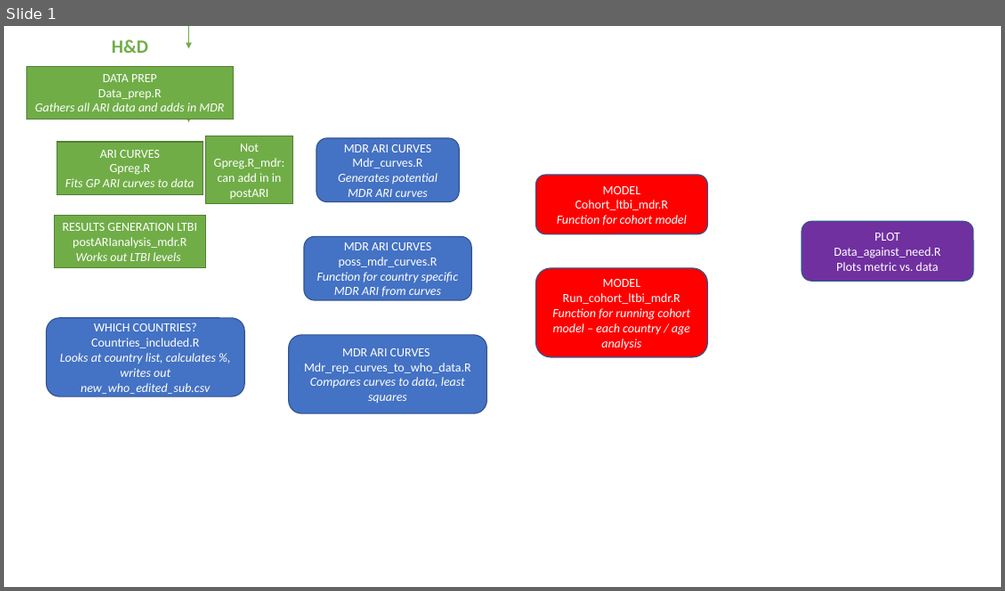
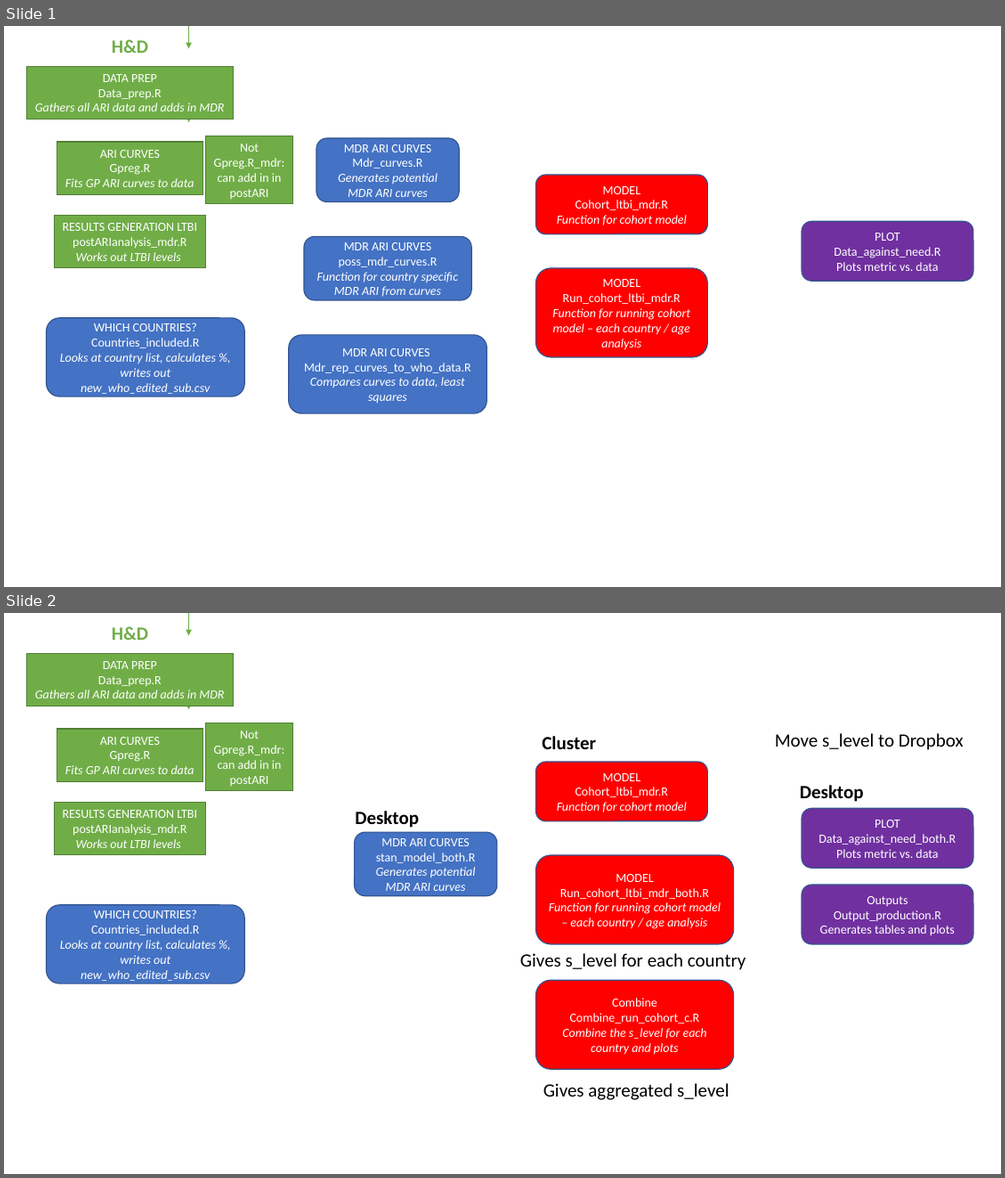
Before and after one commit to gwenknight/LTBI_MDR, a slide deck: code_links.pptx. Shown one above the other, each under a label of ours: slide 1 before the commit, slides 1 and 2 after it. The pictures are 1005x591 and 1005x1178 pixels, drawn with LibreOffice and Linux fonts; fonts in the diff are those of the drawing. Boxes give left, top, right and bottom in pixels: in the first picture for what was removed or moved away, otherwise in the second. Text is boxed around its words. In the diff, an @@ line names an element or a change of style, - is before the commit and + after.

```diff
--- a/code_links.pptx
+++ b/code_links.pptx
@@ slide 2 added at (x1=4, y1=613, x2=1001, y2=1174), background #FFFFFF @@
@@ text added at (x1=112, y1=626, x2=148, y2=640), 18 pt, text #70AD47, bold @@
+H&D
@@ arrow added from (189, 613) to (189, 635), #70AD47 0.5 pt @@
@@ rectangle added at (x1=26, y1=653, x2=233, y2=706), fill #70AD47, outline #538035 1 pt, 12 pt, text #FFFFFF, italic @@
+DATA PREP
+Data_prep.R
+Gathers all ARI data and adds in MDR
@@ arrow added from (189, 689) to (189, 709), #70AD47 0.5 pt @@
@@ rectangle added at (x1=57, y1=729, x2=202, y2=782), fill #70AD47, outline #538035 1 pt, 12 pt, text #FFFFFF, italic @@
+ARI CURVES
+Gpreg.R
+Fits GP ARI curves to data
@@ rectangle added at (x1=206, y1=723, x2=293, y2=791), fill #70AD47, outline #538035 1 pt, 12 pt, text #FFFFFF @@
+Not Gpreg.R_mdr: can add in in postARI
@@ text added at (x1=542, y1=736, x2=596, y2=749), 18 pt, text #000000, bold @@
+Cluster
@@ text added at (x1=775, y1=733, x2=963, y2=750), 18 pt, text #000000 @@
+Move s_level to Dropbox
@@ rounded rectangle added at (x1=535, y1=762, x2=708, y2=821), fill #FF0000, outline #325491 1 pt, 12 pt, text #FFFFFF @@
+MODEL
+Cohort_ltbi_mdr.R
+Function for cohort model
@@ text added at (x1=800, y1=785, x2=864, y2=802), 18 pt, text #000000, bold @@
+Desktop
@@ rectangle added at (x1=54, y1=803, x2=206, y2=855), fill #70AD47, outline #538035 1 pt, 12 pt, text #FFFFFF @@
+RESULTS GENERATION LTBI
+postARIanalysis_mdr.R
+Works out LTBI levels
@@ text added at (x1=355, y1=811, x2=419, y2=827), 18 pt, text #000000, bold @@
+Desktop
@@ rounded rectangle added at (x1=802, y1=808, x2=974, y2=868), fill #7030A0, outline #325491 1 pt, 12 pt, text #FFFFFF @@
+PLOT
+Data_against_need_both.R
+Plots metric vs. data
@@ rounded rectangle added at (x1=355, y1=832, x2=498, y2=896), fill #4472C4, outline #325491 1 pt, 12 pt, text #FFFFFF, italic @@
+MDR ARI CURVES stan_model_both.R
+Generates potential MDR ARI curves
@@ rounded rectangle added at (x1=535, y1=855, x2=733, y2=944), fill #FF0000, outline #325491 1 pt, 12 pt, text #FFFFFF, italic @@
+MODEL
+Run_cohort_ltbi_mdr_both.R
+Function for running cohort model – each country / age analysis
@@ rounded rectangle added at (x1=47, y1=905, x2=245, y2=983), fill #4472C4, outline #325491 1 pt, 12 pt, text #FFFFFF, italic @@
+WHICH COUNTRIES?
+Countries_included.R
+Looks at country list, calculates %, writes out new_who_edited_sub.csv
@@ rounded rectangle added at (x1=802, y1=884, x2=974, y2=944), fill #7030A0, outline #325491 1 pt, 12 pt, text #FFFFFF @@
+Outputs
+Output_production.R
+Generates tables and plots
@@ text added at (x1=520, y1=953, x2=746, y2=970), 18 pt, text #000000 @@
+Gives s_level for each country
@@ rounded rectangle added at (x1=535, y1=981, x2=733, y2=1070), fill #FF0000, outline #325491 1 pt, 12 pt, text #FFFFFF, italic @@
+Combine
+Combine_run_cohort_c.R
+Combine the s_level for each country and plots
@@ text added at (x1=543, y1=1083, x2=728, y2=1100), 18 pt, text #000000 @@
+Gives aggregated s_level
```
Also in this commit, not shown: 2 other files.
